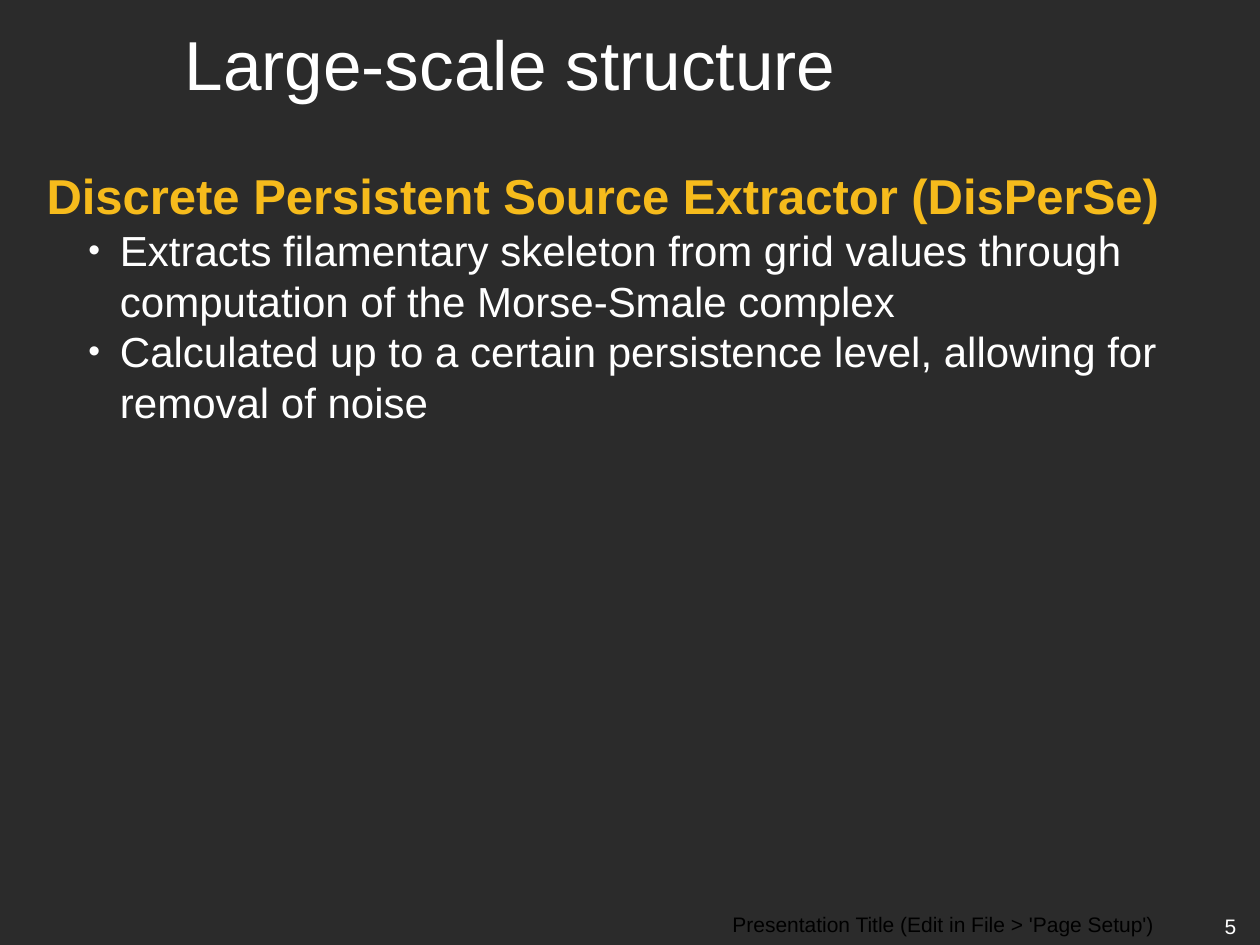
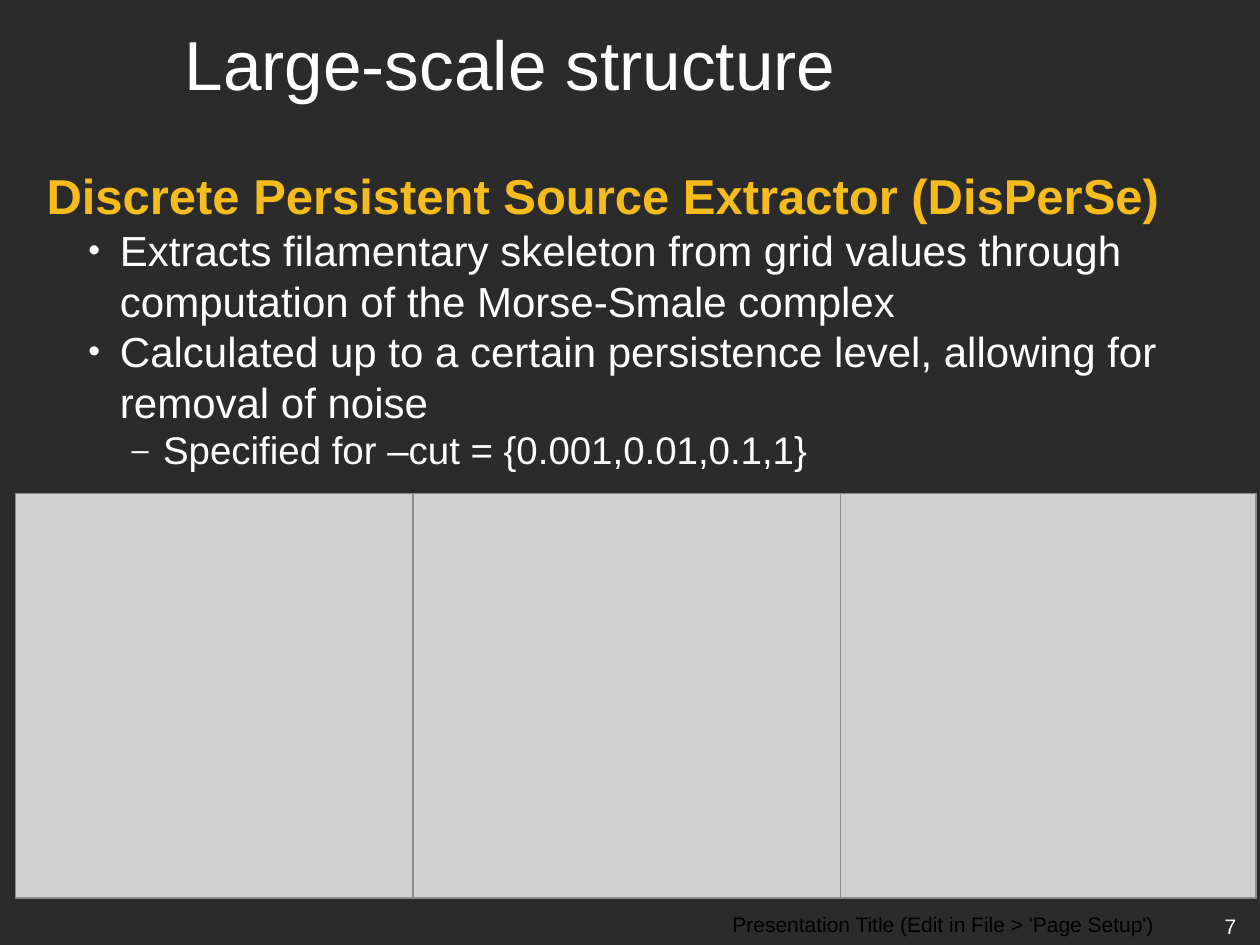
Before and after one commit to emilyhackett/icrar_report, a slide deck: slide 7 of ICRAR-Black-Powerpoint.pptx (slide 5 before the commit). Drawn at 1260x945 pixels with LibreOffice and Linux fonts; fonts in the diff are those of the drawing; grey boxes stand for pictures; background and template pictures are left out; a plain dark background stands for a picture behind light text. Boxes give left, top, right and bottom in pixels: in the first picture for what was removed or moved away, otherwise in the second. Text is boxed around its words. In the diff, an @@ line names an element or a change of style, - is before the commit and + after.

```diff
--- a/ICRAR-Black-Powerpoint.pptx
+++ b/ICRAR-Black-Powerpoint.pptx
@@ text at [163,436,807,472]: paragraph added @@
+      – Specified for –cut = {0.001,0.01,0.1,1}
@@ picture added at [15,494,438,898] @@
@@ picture added at [413,494,842,898] @@
@@ picture added at [827,494,1256,898] @@
@@ page number at [1225,919,1237,934]: text changed @@
-5
+7
```
Also in this commit, not shown: 3 other slides changed, 2 slides added, 5 slides removed.
